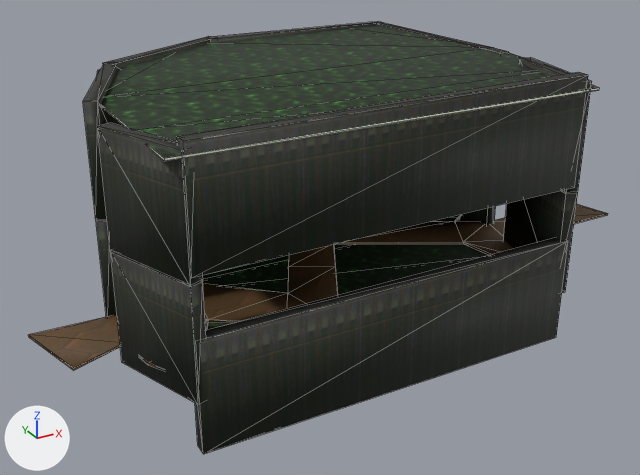
The OBJ model assets/room/zigzag-room.obj, before and after one commit.
One viewpoint serves both versions: a 50 mm lens placed at (-4.49, -8.56, 4.62), pointed at (0.27, 0.11, 0.29). The lights are fixed; the arrows at lower left show +X, +Y and +Z. Mesh edges are drawn as thin lines. Where no turn or scale is listed for an object, it has been applied to the vertices.

Before the edit, the objects in view are built like this:
```python
ob_cube2_copy13 = bpy.data.objects.new('Cube2_copy13', me_cube2_copy13)
ob_cube2_copy13.location = (0.0, 0.0, 0.0)
ob_cube2_copy22 = bpy.data.objects.new('Cube2_copy22', me_cube2_copy22)
ob_cube2_copy22.location = (0.0, 0.0, 0.0)
ob_cube2_copy24 = bpy.data.objects.new('Cube2_copy24', me_cube2_copy24)
ob_cube2_copy24.location = (0.0, 0.0, 0.0)
ob_cube2_copy25 = bpy.data.objects.new('Cube2_copy25', me_cube2_copy25)
ob_cube2_copy25.location = (0.0, 0.0, 0.0)
ob_cylinder1_copy16 = bpy.data.objects.new('Cylinder1_copy16', me_cylinder1_copy16)
ob_cylinder1_copy16.location = (0.0, 0.0, 0.0)
# me_cube2_copy13
# before: 0 (-2.34, -0.22, -0.08), 1 (-2.47, -0.17, -0.08), 2 (-2.34, -0.22, 1.17), 3 (-2.47, -0.17, 1.17) at pixel (95, 219)
# me_cube2_copy22
# before: 0 (-2.34, -0.22, 1.15), 1 (-2.47, -0.17, 1.15) at pixel (95, 221), 2 (-2.34, -0.22, 2.39) at pixel (97, 101), 3 (-2.47, -0.17, 2.39) at pixel (82, 101)
# me_cube2_copy24
# before: 4 (-2.393, -0.791, -0.139), 5 (-2.528, -0.839, -0.139) at pixel (121, 362), 6 (-2.393, -0.791, 1.106), 7 (-2.528, -0.839, 1.106) at pixel (110, 250)
# me_cube2_copy25
# before: 4 (-2.393, -0.791, 1.086), 5 (-2.528, -0.839, 1.086) at pixel (110, 252), 6 (-2.393, -0.791, 2.331) at pixel (110, 122), 7 (-2.528, -0.839, 2.331) at pixel (97, 126)
# also in view: 'Cube2' at (0.11, -1.84, -0.05); 'Cube4' at (0.54, -0.19, 0.04); 'Cube2_copy23' at (2.46, -1.27, 1.76); 'Cube2_copy14' at (2.46, -1.27, 0.54); 'Cube2_copy20' at (1.14, 2.27, 1.73)
```
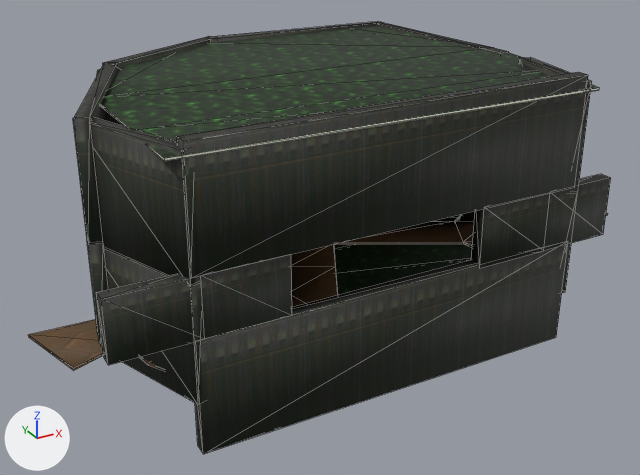
Location of each change, (x1, y1, x2, y2) in pixels of the pictures (640 x 475 px; the box of a moved part takes in the faces that stretch with it):
'Cube2_copy26', added (black)
    after: (96, 254, 292, 365)
'Cube2_copy25', reshaped (16% wider)
    before: (97, 123, 203, 287)
    after: (73, 118, 196, 285)
'Cube2_copy24', reshaped (22% wider, 6% taller)
    before: (111, 252, 206, 405)
    after: (87, 242, 203, 405)
'Cube2_copy27', added (black)
    after: (472, 174, 611, 268)
'Cube2_copy22', reshaped (23% wider, 15% taller)
    before: (83, 64, 122, 221)
    after: (74, 64, 122, 244)
'Cube2_copy13', reshaped
    before: (96, 219, 117, 317)
    after: (88, 242, 108, 344)
part 3 of me_cube2_copy24, moved or reshaped
    before: (111, 252, 196, 402)
    after: (87, 242, 196, 402)
part 4 of me_cube2_copy25, moved or reshaped
    before: (97, 123, 190, 287)
    after: (73, 118, 190, 285)
'Cube2_copy14', unchanged, covered by the edit
    before: (503, 190, 578, 293)
    after: (562, 192, 578, 293)

The change in detail:
me_cube2_copy13 has 8 vertices, 12 faces and spans x -2.47..-1.66, y -0.22..1.45, z -0.09..1.17.
me_cube2_copy13 is used by ob_cube2_copy13; location (0.0, 0.0, 0.0).
Part 1, on me_cube2_copy13:
Vertices 0 to 3 of me_cube2_copy13 move by (-0.22, -0.53, 0.0).
me_cube2_copy22 has 8 vertices, 12 faces and spans x -2.47..-1.66, y -0.22..1.45, z 1.13..2.39.
me_cube2_copy22 is used by ob_cube2_copy22; location (0.0, 0.0, 0.0).
Part 2, on me_cube2_copy22:
Vertices 0 to 3 of me_cube2_copy22 move by (-0.22, -0.53, 0.0).
me_cube2_copy24 has 8 vertices, 12 faces and spans x -2.528..-2.004, y -1.936..-0.791, z -0.139..1.125.
me_cube2_copy24 is used by ob_cube2_copy24; location (0.0, 0.0, 0.0).
Part 3, on me_cube2_copy24:
Vertices 4 to 7 of me_cube2_copy24 move by (-0.127, 0.359, 0.0).
me_cube2_copy25 has 8 vertices, 12 faces and spans x -2.528..-2.004, y -1.936..-0.791, z 1.086..2.351.
me_cube2_copy25 is used by ob_cube2_copy25; location (0.0, 0.0, 0.0).
Part 4, on me_cube2_copy25:
Vertices 4 to 7 of me_cube2_copy25 move by (-0.127, 0.359, 0.0).
Mesh me_cube2_copy27 is new.
It has 12 vertices, 20 faces and spans x 1.1..2.88, y -1.92..-1.77, z 0.53..1.24.
It uses material mat_cube2_auv (picture img_wall_new_bmp_jpg).
Mesh me_cube2_copy26 is new.
It has 12 vertices, 20 faces and spans x -2.92..-1.14, y -1.92..-1.77, z 0.53..1.19.
It uses material mat_cube2_auv (picture img_wall_new_bmp_jpg).
Object 'Cube2_copy27' (ob_cube2_copy27) is new; it shows me_cube2_copy27.
Its location is (0.0, 0.0, 0.0).
Object 'Cube2_copy26' (ob_cube2_copy26) is new; it shows me_cube2_copy26.
Its location is (0.0, 0.0, 0.0).
